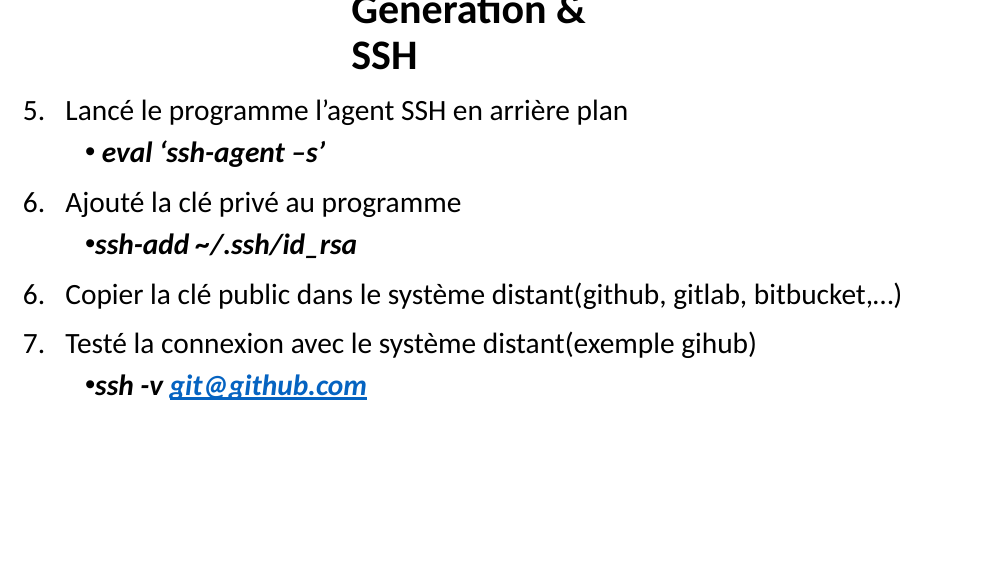
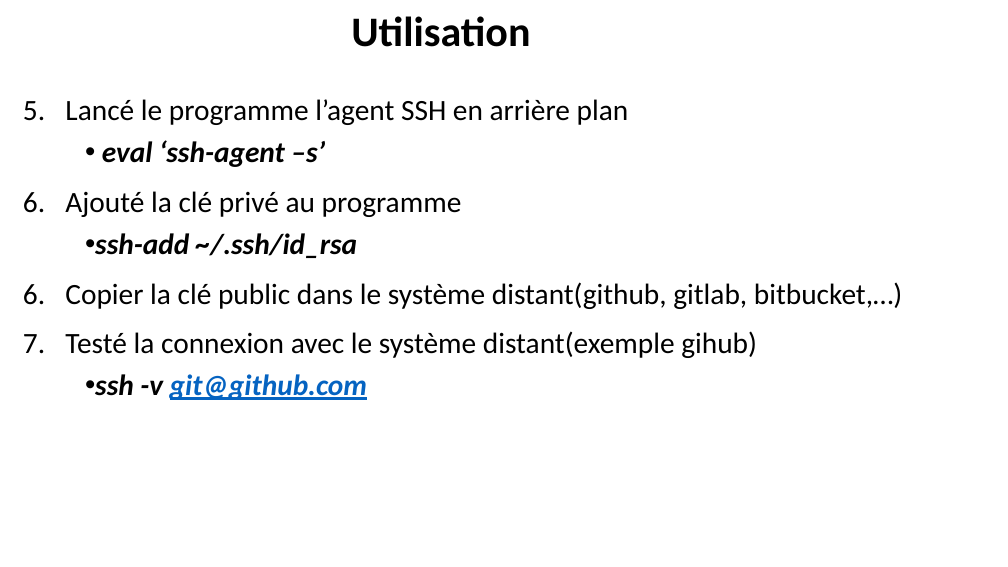
Before and after one commit to belakebiboussad/form, a slide deck: slide 7 of Formation Git.pptx. Drawn at 1008x567 pixels with LibreOffice and Linux fonts; fonts in the diff are those of the drawing. Boxes give left, top, right and bottom in pixels: in the first picture for what was removed or moved away, otherwise in the second. Text is boxed around its words. In the diff, an @@ line names an element or a change of style, - is before the commit and + after.

```diff
--- a/Formation Git.pptx
+++ b/Formation Git.pptx
@@ title at (x1=351, y1=16, x2=530, y2=47): text changed @@
-Génération & SSH
+Utilisation
```
Also in this commit, not shown: 6 other slides changed, 4 slides added, 2 slides removed.
